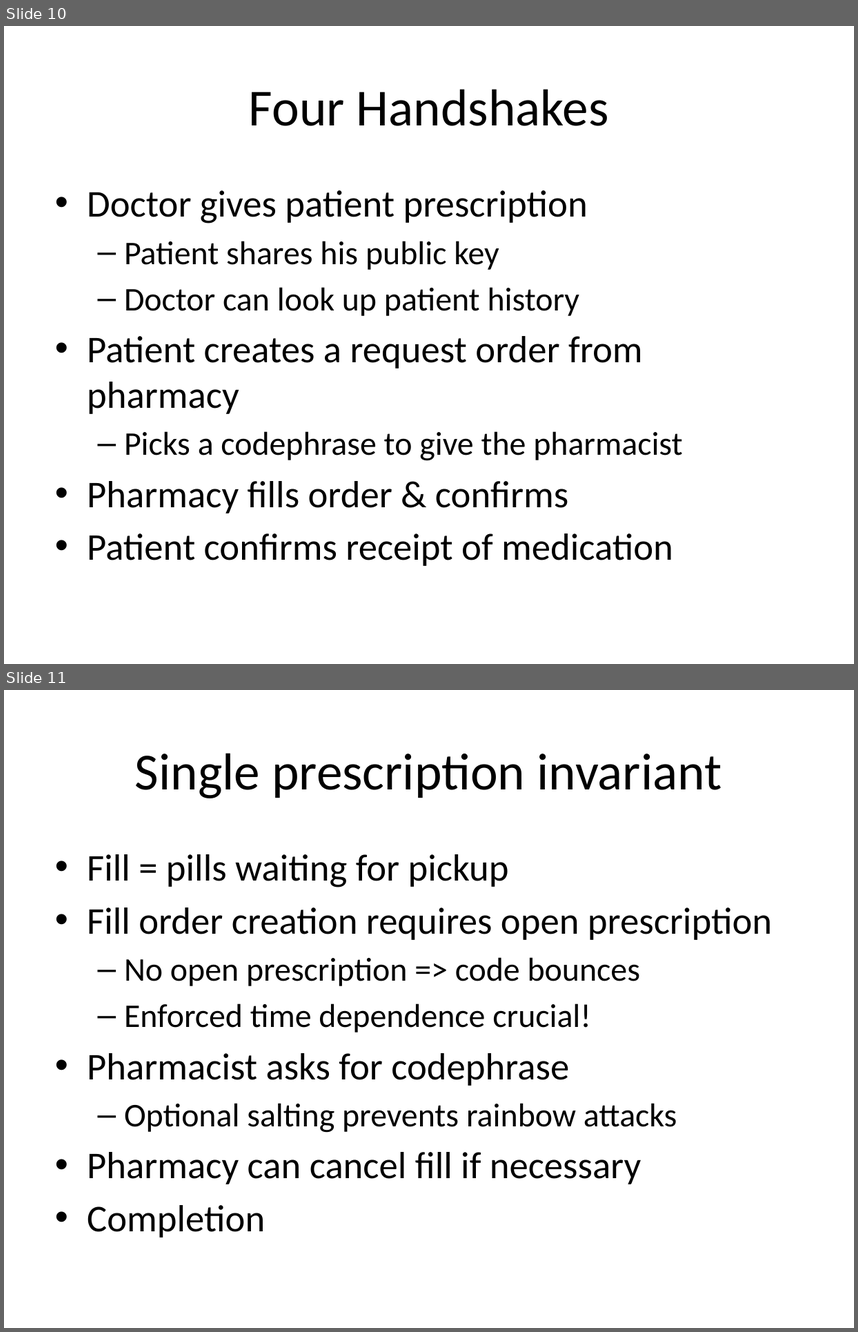
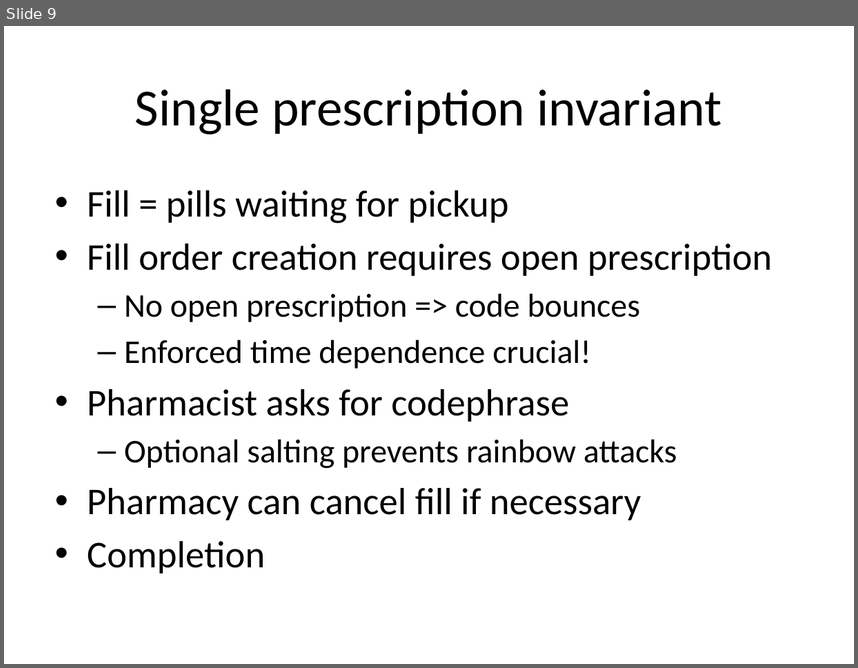
Before and after one commit to WCEF/healthlink, a slide deck: AMP-bn.pptx. Shown one above the other, each under a label of ours: slides 10 and 11 before the commit, slide 9 after it. The pictures are 858x1332 and 858x668 pixels, drawn with LibreOffice and Linux fonts; fonts in the diff are those of the drawing. Boxes give left, top, right and bottom in pixels: in the first picture for what was removed or moved away, otherwise in the second. Text is boxed around its words. In the diff, an @@ line names an element or a change of style, - is before the commit and + after.

```diff
--- a/AMP-bn.pptx
+++ b/AMP-bn.pptx
@@ slide 10 removed at <box>4,26,854,664</box>, background #FFFFFF @@
@@ title removed at <box>249,89,609,126</box> @@
-Four Handshakes
@@ text removed at <box>87,190,682,566</box> @@
-• Doctor gives patient prescription
-  – Patient shares his public key
-  – Doctor can look up patient history
-• Patient creates a request order from pharmacy
-  – Picks a codephrase to give the pharmacist
-• Pharmacy fills order & confirms
-• Patient confirms receipt of medication
@@ what was slide 11 is now slide 9 @@
```
Also in this commit, not shown: 1 slide changed, 1 other slide removed.
